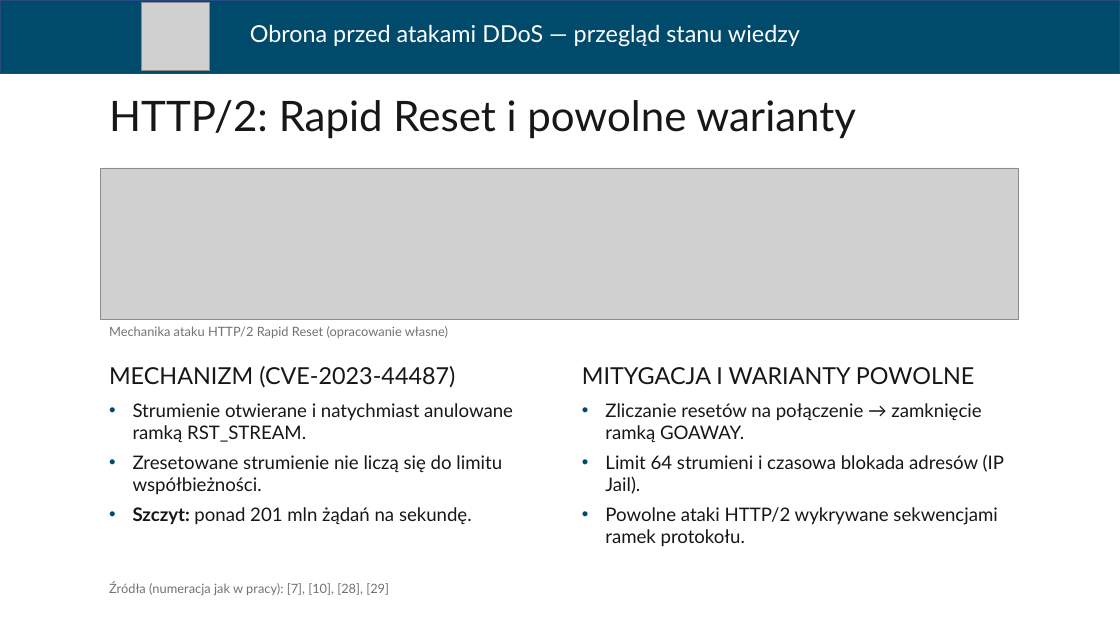
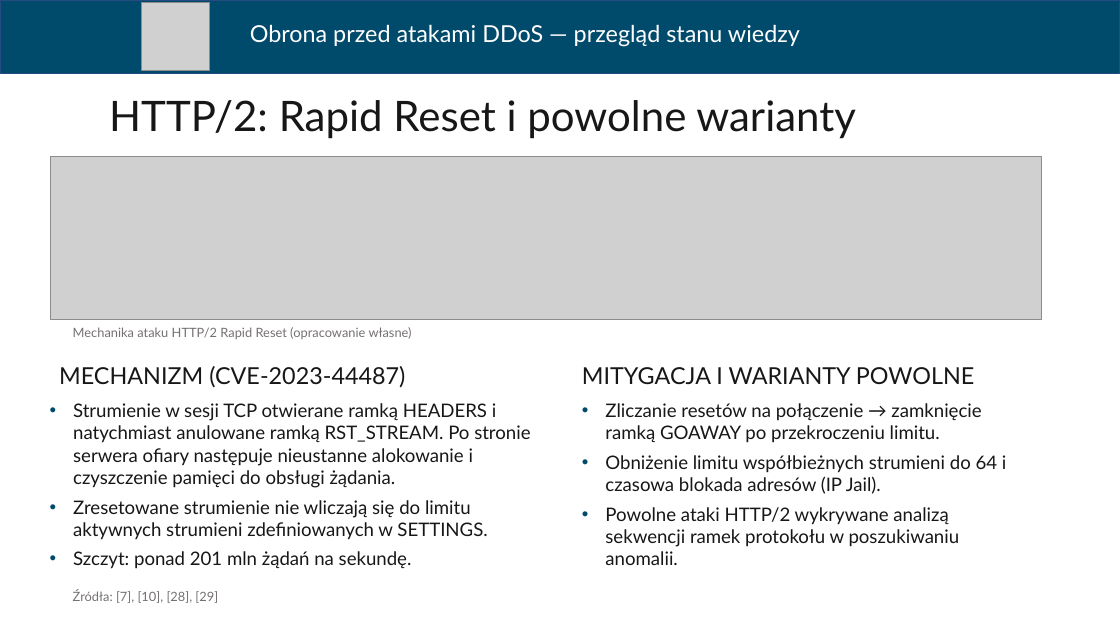
Before and after one commit to ArturBrogowicz/code, a slide deck: slide 10 of presentation/Prezentacja_WEiTI_PL.pptx. Drawn at 1120x630 pixels with LibreOffice and Linux fonts; fonts in the diff are those of the drawing; grey boxes stand for pictures. Boxes give left, top, right and bottom in pixels: in the first picture for what was removed or moved away, otherwise in the second. Text is boxed around its words. In the diff, an @@ line names an element or a change of style, - is before the commit and + after.

```diff
--- a/presentation/Prezentacja_WEiTI_PL.pptx
+++ b/presentation/Prezentacja_WEiTI_PL.pptx
@@ picture: place and size @@
-picture at <box>101,168,1019,319</box>
+picture at <box>51,156,1042,319</box>
@@ text "Mechanika ataku HTTP/2 Rapid Reset ...": place and size @@
-text "Mechanika ataku HTTP/2 Rapid Reset ..." at <box>109,326,448,338</box>
+text "Mechanika ataku HTTP/2 Rapid Reset ..." at <box>73,327,412,339</box>
@@ text "MECHANIZM (CVE-2023-44487)": place and size @@
-text "MECHANIZM (CVE-2023-44487)" at <box>109,366,455,388</box>
+text "MECHANIZM (CVE-2023-44487)" at <box>59,366,405,388</box>
@@ text "Strumienie w sesji TCP otwierane ...": place and size @@
-text "Strumienie w sesji TCP otwierane ..." at <box>133,403,513,525</box>
+text "Strumienie w sesji TCP otwierane ..." at <box>73,403,530,569</box>
@@ text at <box>73,403,530,540</box>: text changed @@
-• Strumienie otwierane i natychmiast anulowane ramką RST_STREAM.
-• Zresetowane strumienie nie liczą się do limitu współbieżności.
+• Strumienie w sesji TCP otwierane ramką HEADERS i natychmiast anulowane ramką RST_STREAM. Po stronie serwera ofiary następuje nieustanne alokowanie i czyszczenie pamięci do obsługi żądania.
+• Zresetowane strumienie nie wliczają się do limitu aktywnych strumieni zdefiniowanych w SETTINGS.
@@ text at <box>605,403,1006,494</box>: text changed @@
-• Zliczanie resetów na połączenie → zamknięcie ramką GOAWAY.
-• Limit 64 strumieni i czasowa blokada adresów (IP Jail).
-• Powolne ataki HTTP/2 wykrywane sekwencjami ramek protokołu.
+• Zliczanie resetów na połączenie → zamknięcie ramką GOAWAY po przekroczeniu limitu.
+• Obniżenie limitu współbieżnych strumieni do 64 i czasowa blokada adresów (IP Jail).
+• Powolne ataki HTTP/2 wykrywane analizą sekwencji ramek protokołu w poszukiwaniu anomalii.
@@ text at <box>73,551,412,569</box>: bold off in "Szczyt:" @@
@@ text at <box>73,590,218,603</box>: text changed @@
-Źródła (numeracja jak w pracy): [7], [10], [28], [29]
+Źródła: [7], [10], [28], [29]
```
Also in this commit, not shown: 17 other slides changed, 1 slide added.
